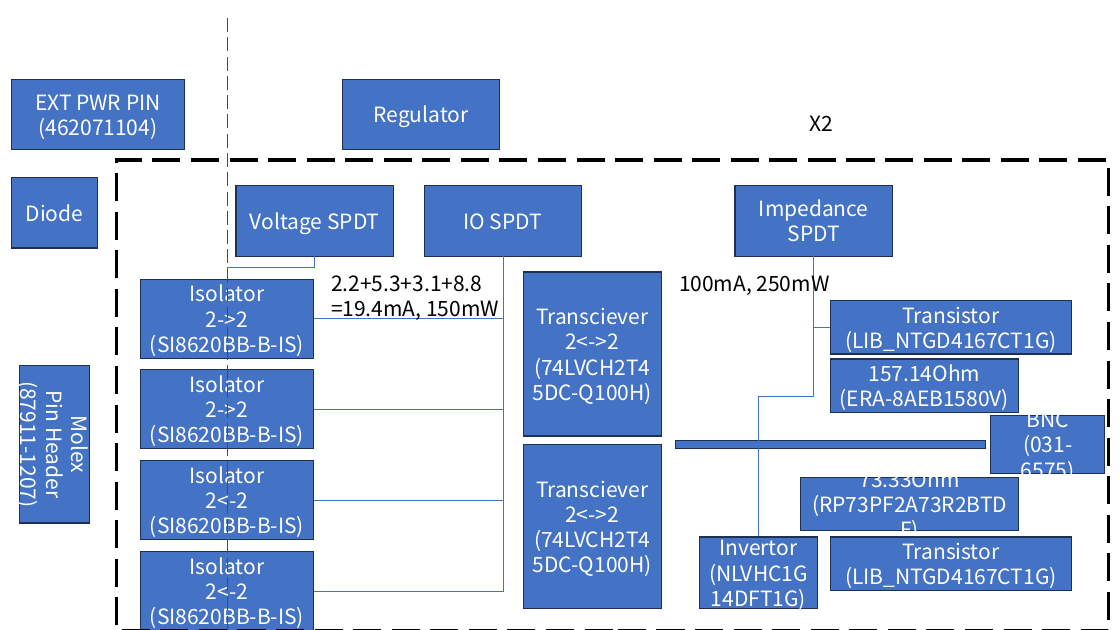
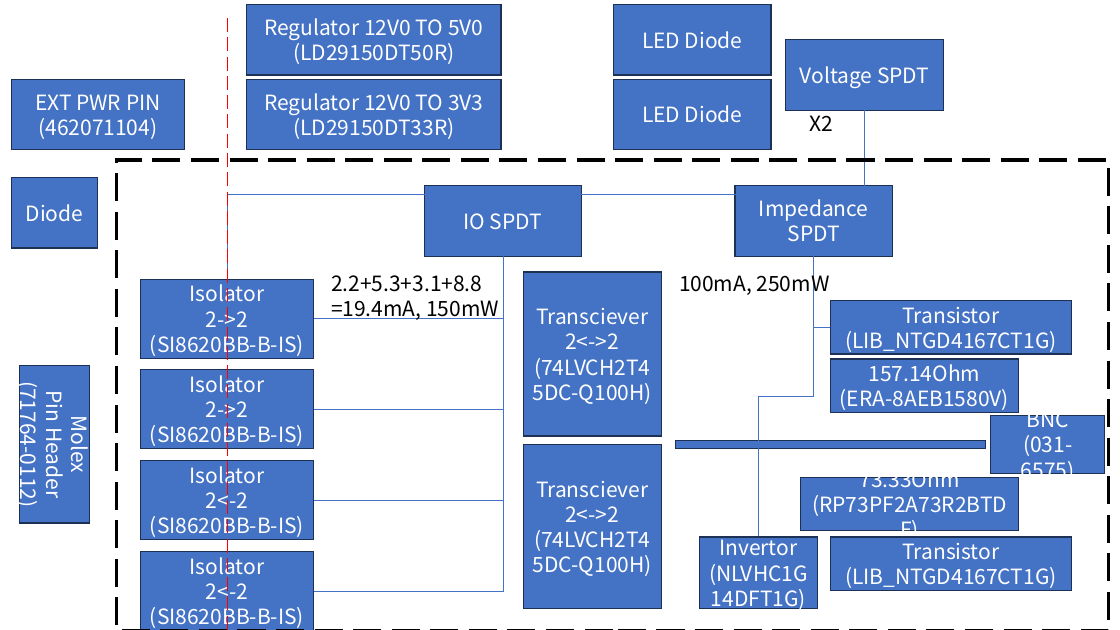
Before and after one commit to alexist2623/PMOD2BNC, a slide deck: slide 14 of Meeting/PMOD2BNC.pptx (slide 13 before the commit). Drawn at 1120x630 pixels with LibreOffice and Linux fonts; fonts in the diff are those of the drawing. Boxes give left, top, right and bottom in pixels: in the first picture for what was removed or moved away, otherwise in the second. Text is boxed around its words. In the diff, an @@ line names an element or a change of style, - is before the commit and + after.

```diff
--- a/Meeting/PMOD2BNC.pptx
+++ b/Meeting/PMOD2BNC.pptx
@@ rectangle added at (x1=247, y1=4, x2=502, y2=75), fill #4472C4, outline #1E3256 1 pt, 18 pt, text #FFFFFF @@
+Regulator 12V0 TO 5V0
+(LD29150DT50R)
@@ rectangle added at (x1=614, y1=4, x2=771, y2=75), fill #4472C4, outline #1E3256 1 pt, 18 pt, text #FFFFFF @@
+LED Diode
@@ rectangle "Voltage SPDT" moved from (x1=236, y1=186, x2=393, y2=256) to (x1=786, y1=39, x2=944, y2=110) @@
@@ rectangle "Regulator 12V0 TO 3V3" resized from (x1=343, y1=79, x2=500, y2=150) to (x1=247, y1=79, x2=502, y2=150) @@
@@ rectangle added at (x1=614, y1=79, x2=771, y2=150), fill #4472C4, outline #1E3256 1 pt, 18 pt, text #FFFFFF @@
+LED Diode
@@ elbow line moved from (227, 279) - (315, 256) to (227, 279) - (865, 110) @@
@@ text in rectangle at (x1=264, y1=93, x2=483, y2=139): text changed @@
-Regulator
+Regulator 12V0 TO 3V3
+(LD29150DT33R)
@@ text in rectangle at (x1=15, y1=393, x2=45, y2=503): text changed @@
-(87911-1207)
+(71764-0112)
```
Also in this commit, not shown: 1 other slide changed, 1 slide added, 46 other files.
